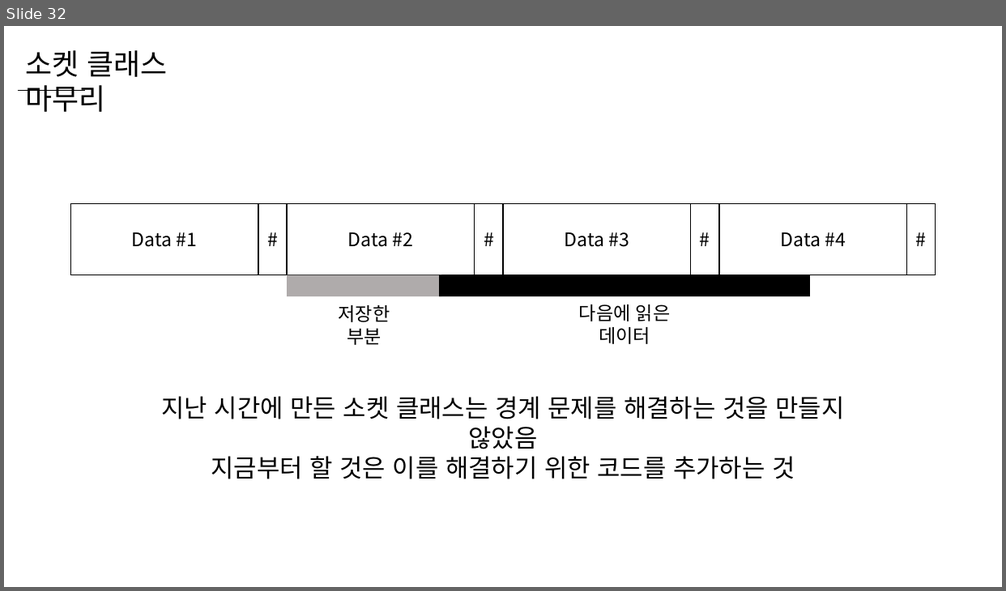
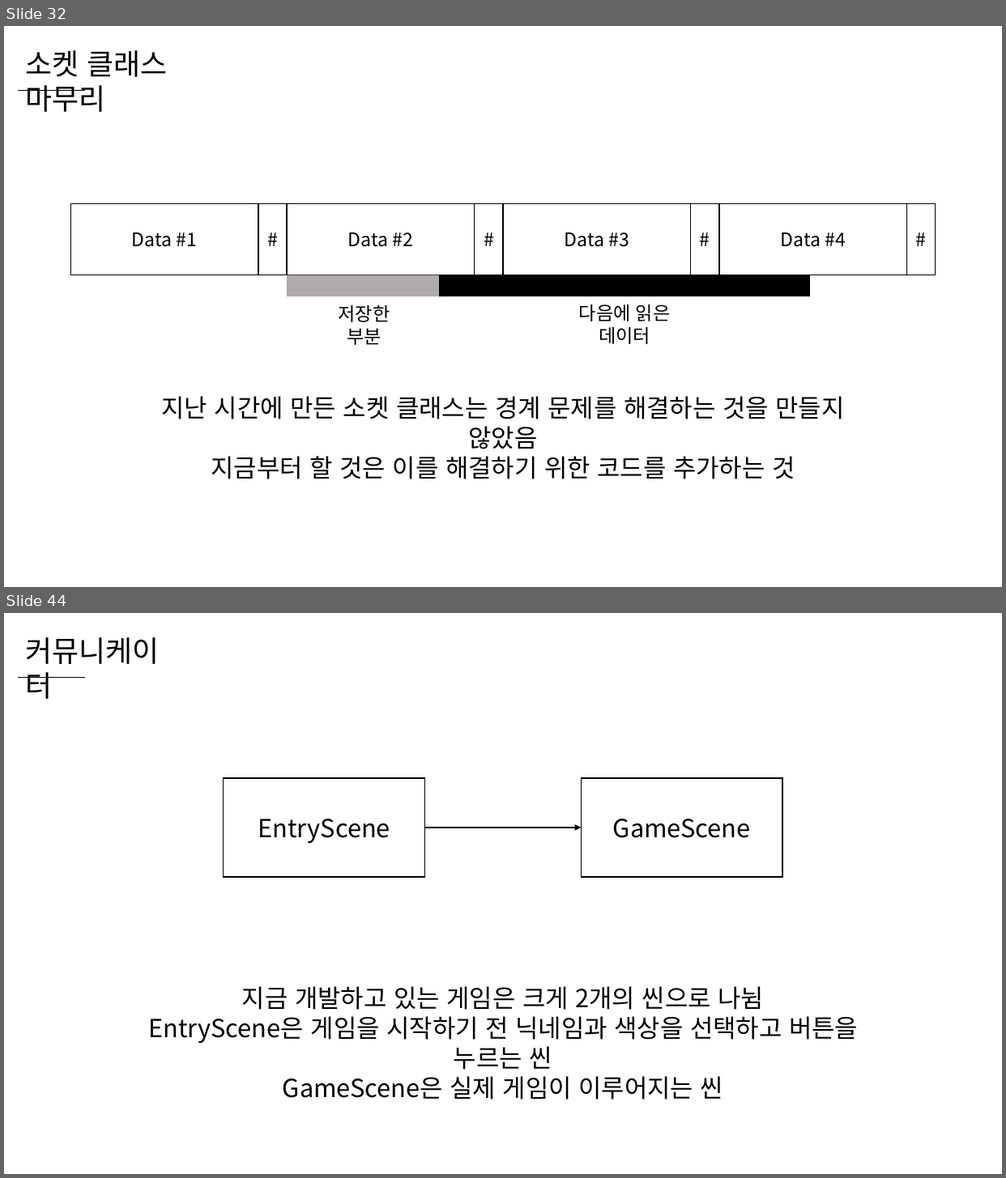
Before and after one commit to WooLyung/2023-Unity-Lecture, a slide deck: Day 2.pptx. Shown one above the other, each under a label of ours: slide 32 before the commit, slides 32 and 44 after it; the slides between them are not shown. The pictures are 1006x591 and 1006x1178 pixels, drawn with LibreOffice and Linux fonts; fonts in the diff are those of the drawing. Boxes give left, top, right and bottom in pixels: in the first picture for what was removed or moved away, otherwise in the second. Text is boxed around its words. In the diff, an @@ line names an element or a change of style, - is before the commit and + after.

```diff
--- a/Day 2.pptx
+++ b/Day 2.pptx
@@ slide 44 added at (4, 613, 1002, 1174), background #FFFFFF @@
@@ text added at (25, 637, 159, 699), 28 pt, text #000000 @@
+커뮤니케이터
@@ line added from (19, 677) to (85, 677), #000000 0.5 pt @@
@@ rectangle added at (224, 778, 424, 877), fill #FFFFFF, outline #000000 1 pt, 24 pt, text #000000 @@
+EntryScene
@@ rectangle added at (582, 778, 782, 877), fill #FFFFFF, outline #000000 1 pt, 24 pt, text #000000 @@
+GameScene
@@ arrow added from (424, 828) to (582, 828), #000000 1.5 pt @@
@@ text added at (148, 986, 858, 1100), 24 pt, text #000000 @@
+지금 개발하고 있는 게임은 크게 2개의 씬으로 나뉨
+EntryScene은 게임을 시작하기 전 닉네임과 색상을 선택하고 버튼을 누르는 씬
+GameScene은 실제 게임이 이루어지는 씬
```
Also in this commit, not shown: 2 slides changed, 40 other slides added, 27 other files.
